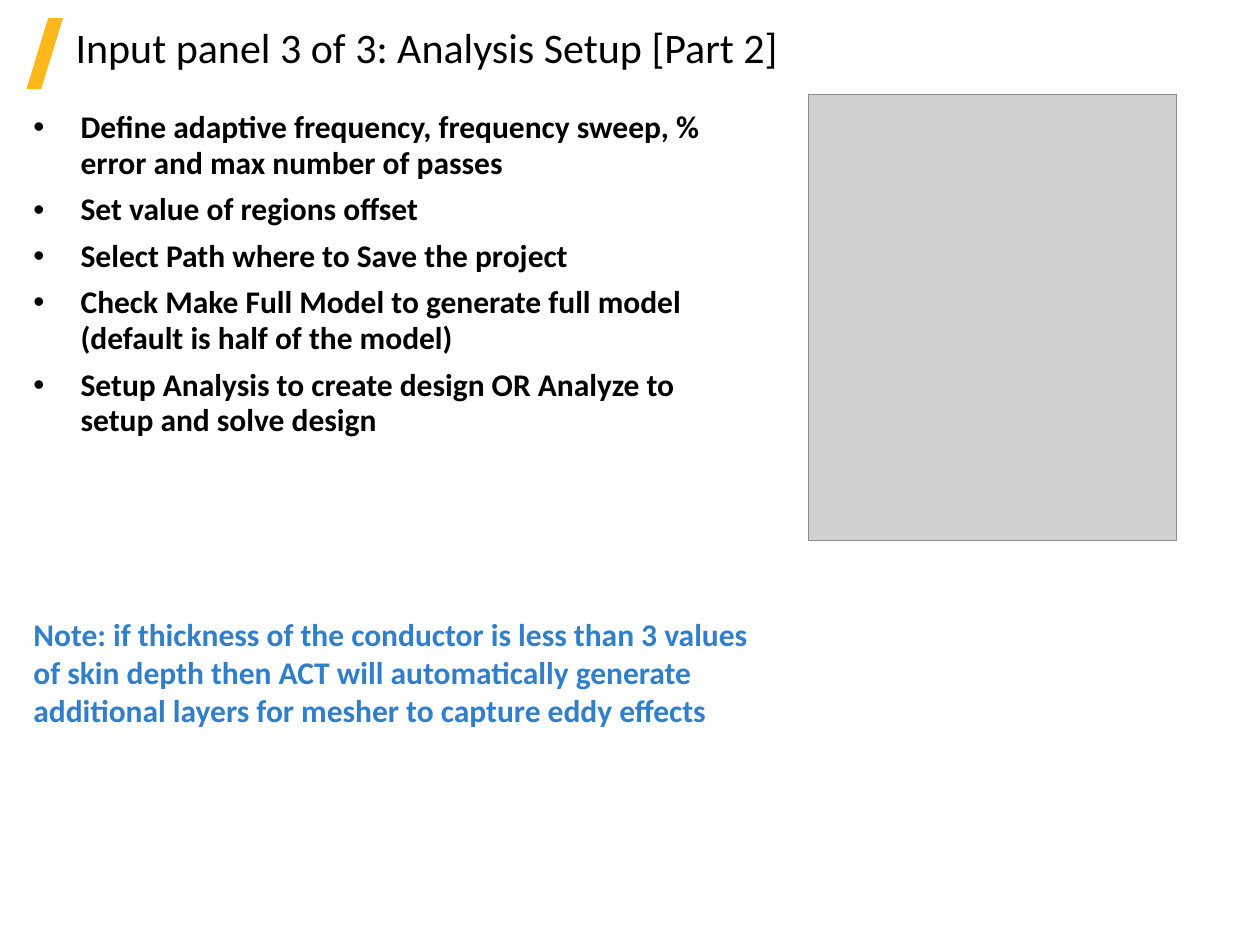
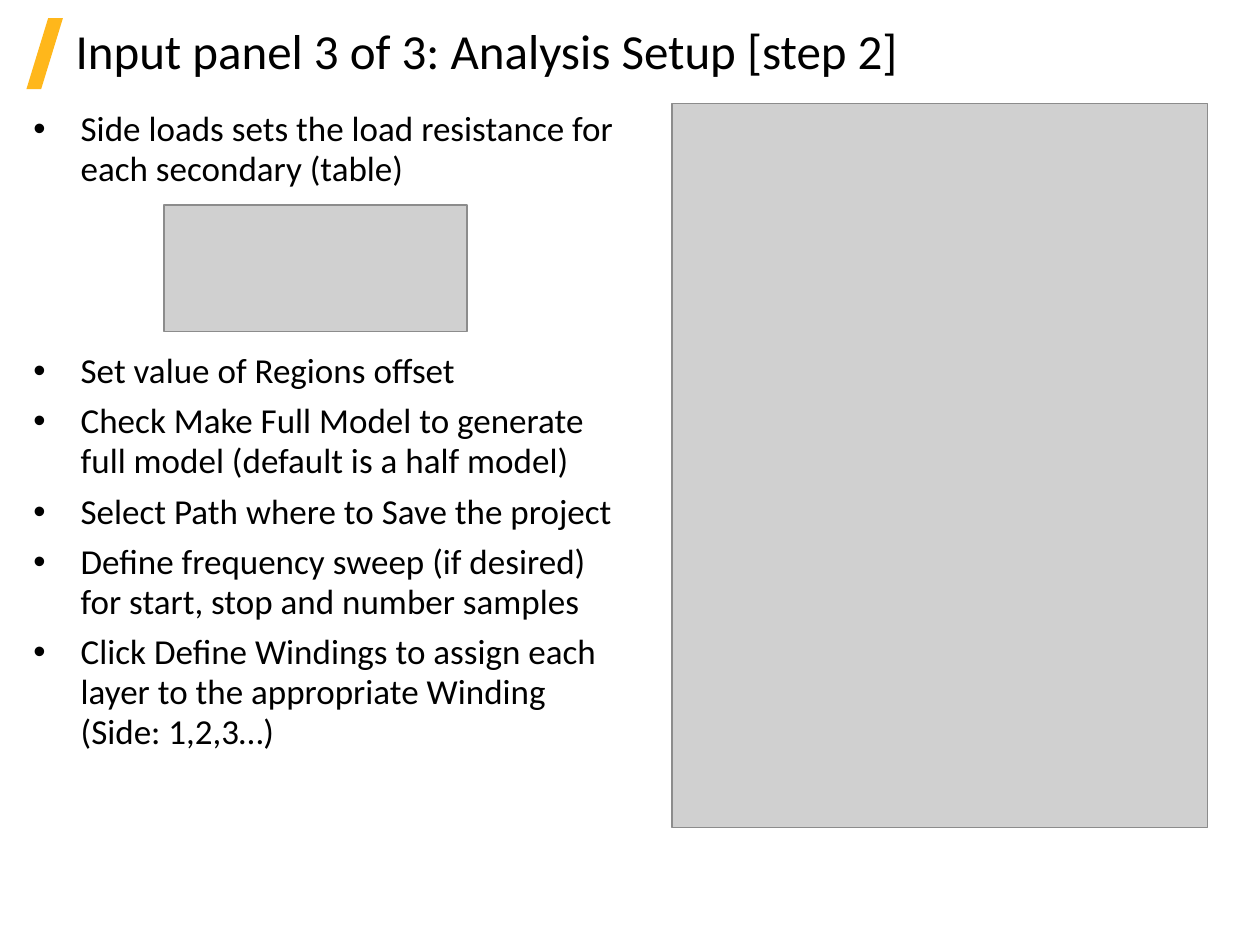
Before and after one commit to beliaev-maksim/ansys-electronic-transformer, a slide deck: slide 13 of help_source(internal)/ETK_2021R1.pptx (slide 15 before the commit). Drawn at 1260x945 pixels with LibreOffice and Linux fonts; fonts in the diff are those of the drawing; grey boxes stand for pictures; background and template pictures are left out. Boxes give left, top, right and bottom in pixels: in the first picture for what was removed or moved away, otherwise in the second. Text is boxed around its words. In the diff, an @@ line names an element or a change of style, - is before the commit and + after.

```diff
--- a/help_source(internal)/ETK_2021R1.pptx
+++ b/help_source(internal)/ETK_2021R1.pptx
@@ title at bbox=[76, 33, 898, 77]: text changed; size 24 to 28 pt @@
-Input panel 3 of 3: Analysis Setup [Part 2]
+Input panel 3 of 3: Analysis Setup [step 2]
@@ text at bbox=[81, 116, 613, 478]: text changed; size 18 to 20 pt; bold off @@
-• Define adaptive frequency, frequency sweep, % error and max number of passes
-• Set value of regions offset
+• Side loads sets the load resistance for each secondary (table)
+• Set value of Regions offset
+• Check Make Full Model to generate full model (default is a half model)
@@ picture added at bbox=[672, 103, 1207, 828] @@
@@ picture removed at bbox=[809, 94, 1177, 541] @@
@@ picture added at bbox=[164, 205, 467, 333] @@
@@ text at bbox=[81, 499, 611, 530]: size 18 to 20 pt, bold off in "Select Path where to Save the project" @@
@@ text at bbox=[81, 548, 595, 749]: text changed; size 18 to 20 pt; bold off @@
-• Check Make Full Model to generate full model (default is half of the model)
-• Setup Analysis to create design OR Analyze to setup and solve design
+• Define frequency sweep (if desired) for start, stop and number samples
+• Click Define Windings to assign each layer to the appropriate Winding (Side: 1,2,3…)
@@ text removed at bbox=[33, 624, 747, 727] @@
-Note: if thickness of the conductor is less than 3 values of skin depth then ACT will automatically generate additional layers for mesher to capture eddy effects
```
Also in this commit, not shown: 18 other slides changed, 1 slide added, 2 slides removed, 8 other files.
